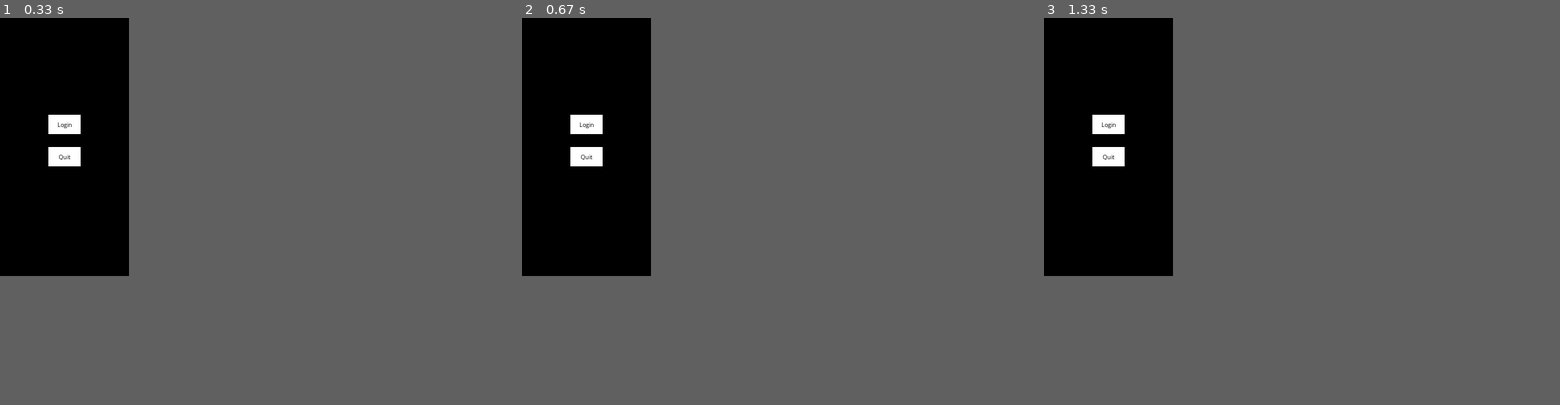
Above: before the commit, frames 1-3 (left to right).
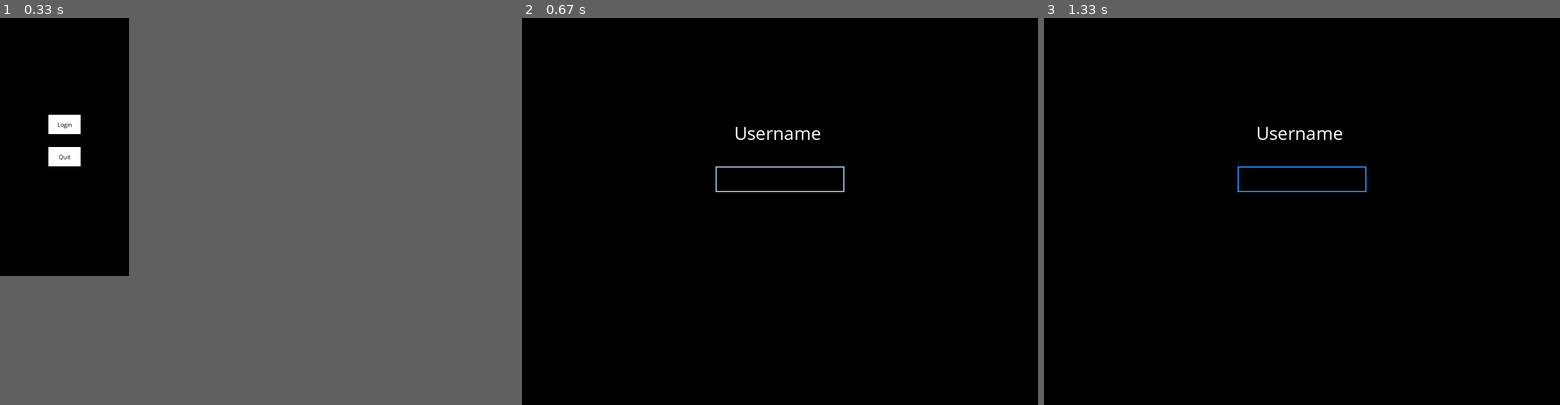
Above: after the commit, the same moments.

Repository: Sulaiman-Gaskell/Pygame_PasswordManager
Game: pygame game, started from logon.py.py
Same seed, same stepped clock (60 frames per second), same inputs: the game is played once before the commit and once after it.
Inputs (mouse positions are in pixels of both pictures, inside the frame that each line leads up to):
- Up to frame 1 (0.33 s): no input
- Up to frame 2 (0.67 s): click "Login" at 0.38 s
- Up to frame 3 (1.33 s): click (1302, 180) at 0.72 s; tap Enter at 1 s
In our replay, in frame 2 the window is 200x400 before the commit and 800x600 after it. These sizes can differ from the game's own. Grey fills any space a smaller window leaves; there, only what the larger window draws over its background counts as a difference.

Frame 1 is identical in both runs. In frame 2, 1.0% of the frame differs, in the area x 9-63%, y 25-45%; in frame 3, 1.0%.

Commit message:
Update logon.py.py

Diff:
--- a/logon.py.py
+++ b/logon.py.py
@@ -22,13 +22,13 @@
 loginS = my_font.render(lText, True, (0,0,0))
 login_rect = loginS.get_rect()
 login_rect.center = (100,165)
-#lClick = pygame.rect(75,150,50,30)
+
 
 qText = "Quit"
 quitS = my_font.render(qText, True, (0,0,0))
 quit_rect = quitS.get_rect()
 quit_rect.center = (100,215)
-#qClick = pygame.rect(75,200,50,30)
+
 
 login = Square()
 quit = Square()
@@ -48,7 +48,7 @@
 
             if login_rect.collidepoint(mouse_pos):
                 go = 0
-                screen.fill((0,0,0))
+                run = False
 
             if quit_rect.collidepoint(mouse_pos):
                 go = 1
@@ -63,6 +63,54 @@
 if go == 1:
     print()
 else:
+    nScreen = pygame.display.set_mode((800, 600))
+    anotherFont = pygame.font.SysFont('Comic Sans MS', 30)
+
+    uText = "Username"
+    usernameS = anotherFont.render(uText, True, (255,255,255))
+    username_rect = loginS.get_rect()
+    username_rect.center = (340,165)
+
+    username = ""
+    input_box = pygame.Rect(300, 230, 200, 40)
+    color_inactive = pygame.Color('lightskyblue3')
+    color_active = pygame.Color('dodgerblue2')
+    color = color_inactive
+    active = False
+
+
     run = True
     while run:
+        for event in pygame.event.get():
+            if event.type == pygame.QUIT:
+                run = False
+
+            if event.type == pygame.MOUSEBUTTONDOWN:
+                if input_box.collidepoint(event.pos):
+                    active = not active
+                else:
+                    active = False
+                color = color_active if active else color_inactive
+
+            if event.type == pygame.KEYDOWN:
+                if active:
+                    if event.key == pygame.K_RETURN:
+                        print("Username:", username)#######
+                        username = ""
+                    elif event.key == pygame.K_BACKSPACE:
+                        username = username[:-1]
+                    else:
+                        username += event.unicode
+
+
+        nScreen.fill((0, 0, 0))
+
+
+        txt_surface = my_font.render(username, True, color)
+        width = max(200, txt_surface.get_width()+10)
+        input_box.w = width
+        nScreen.blit(txt_surface, (input_box.x+5, input_box.y+5))
+        nScreen.blit(usernameS, username_rect)
+        pygame.draw.rect(nScreen, color, input_box, 2)
+
         pygame.display.flip()
